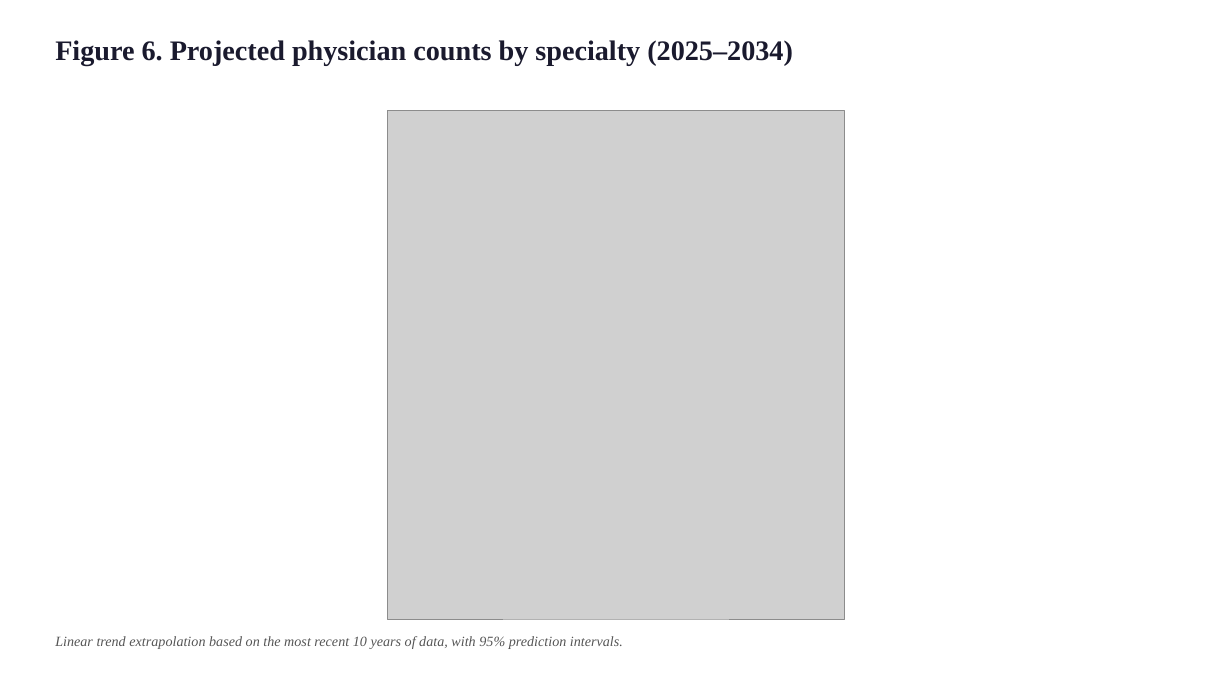
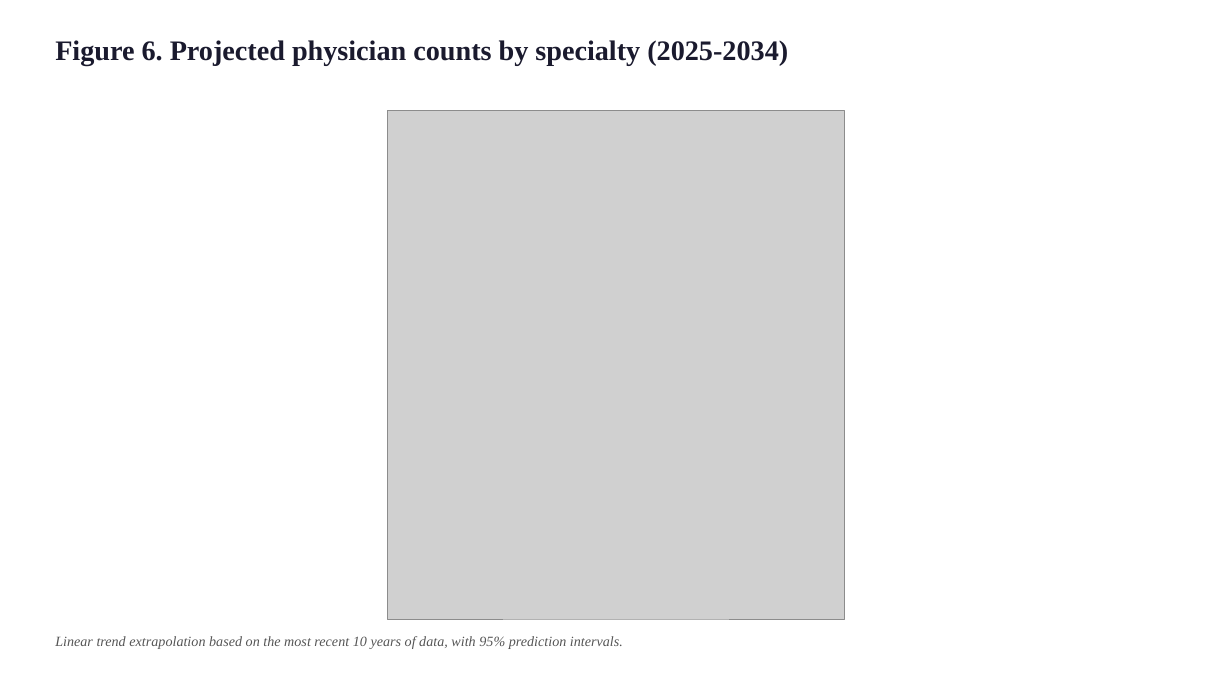
Before and after one commit to bougtoir/medical-accident-its-analysis, a slide deck: slide 7 of medical_accident_its_analysis/manuscript/bmj_figures_en.pptx. Drawn at 1232x693 pixels with LibreOffice and Linux fonts; fonts in the diff are those of the drawing; grey boxes stand for pictures. Boxes give left, top, right and bottom in pixels: in the first picture for what was removed or moved away, otherwise in the second. Text is boxed around its words. In the diff, an @@ line names an element or a change of style, - is before the commit and + after.

```diff
--- a/medical_accident_its_analysis/manuscript/bmj_figures_en.pptx
+++ b/medical_accident_its_analysis/manuscript/bmj_figures_en.pptx
@@ text at <box>55,40,788,65</box>: text changed @@
-Figure 6. Projected physician counts by specialty (2025–2034)
+Figure 6. Projected physician counts by specialty (2025-2034)
```
Also in this commit, not shown: 7 other slides changed, 40 other files.
